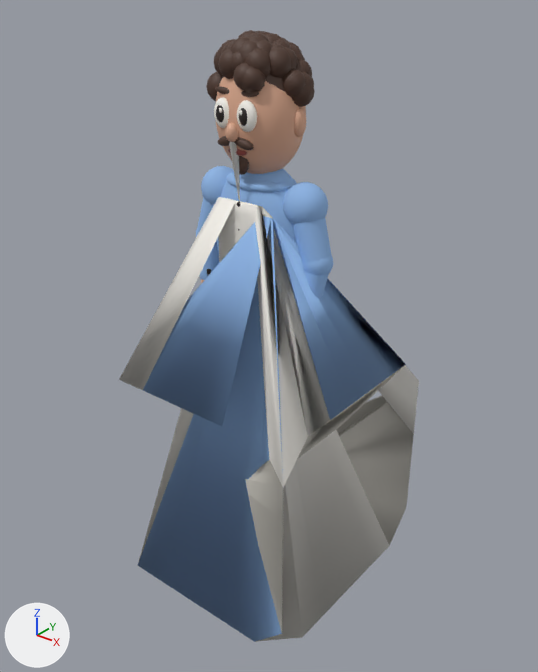
What one commit did to the glTF model assets/GIBRIG_MAN_CURLY.glb.
Camera for both pictures: a 50 mm camera at (1.81, -2.22, 2.0) aimed at (0.05, -0.02, 0.64). The lights are fixed; the arrows at lower left show +X, +Y and +Z. The older version comes first. Vertices at exactly the same position are counted once.

The first picture shows 'MAN_Body', 'MAN_Face.001', 'MAN_Hair'.
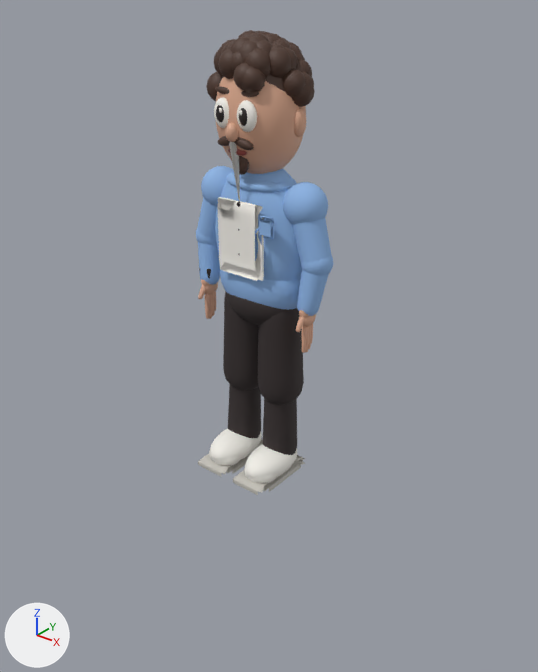
What the commit changed:
me_man_body is used by ob_man_body; location (0.0, 0.0, 0.0).
me_man_body had 11797 vertices, 23684 faces and spanned x -0.36..0.5, y -0.5..0.5, z -0.5..1.76.
me_man_body now has 11754 vertices, 23194 faces and spans x -0.34..0.34, y -0.24..0.15, z 0.0..1.76.
Part 1, on me_man_body:
43 vertices are removed from x -0.36..0.5, y -0.5..0.5, z -0.5..0.94.
490 faces are deleted.

What differs and where, as boxes (x1, y1, x2, y2) in the pictures (538 x 672 px):
'MAN_Body', reshaped
    before: (119, 77, 419, 642)
    after: (196, 77, 333, 495)
part 1 of me_man_body, deleted
    before: (119, 198, 419, 642)
